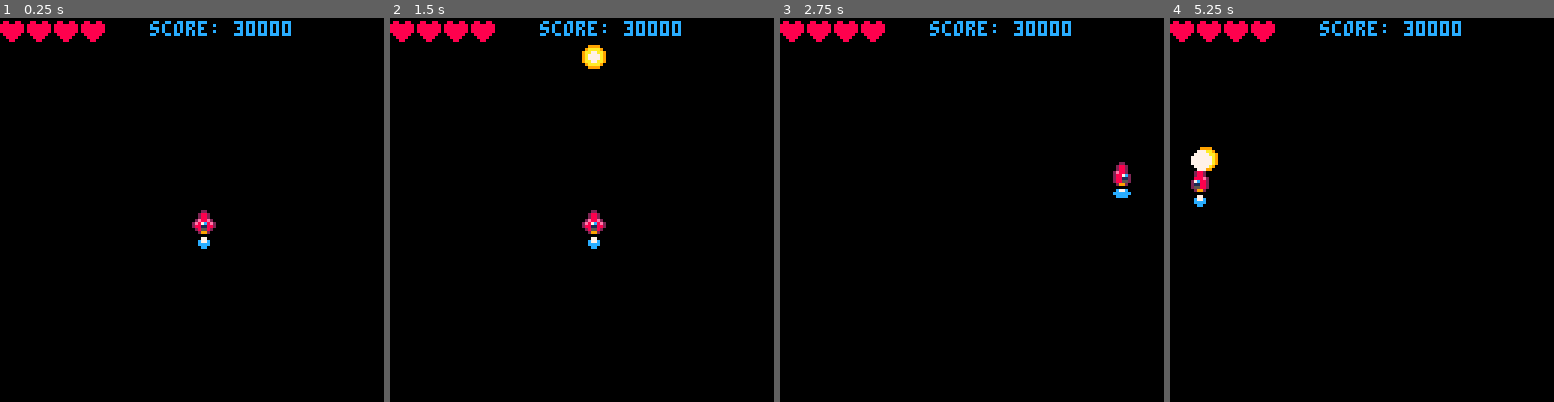
Above: before the commit, frames 1-4 (left to right).
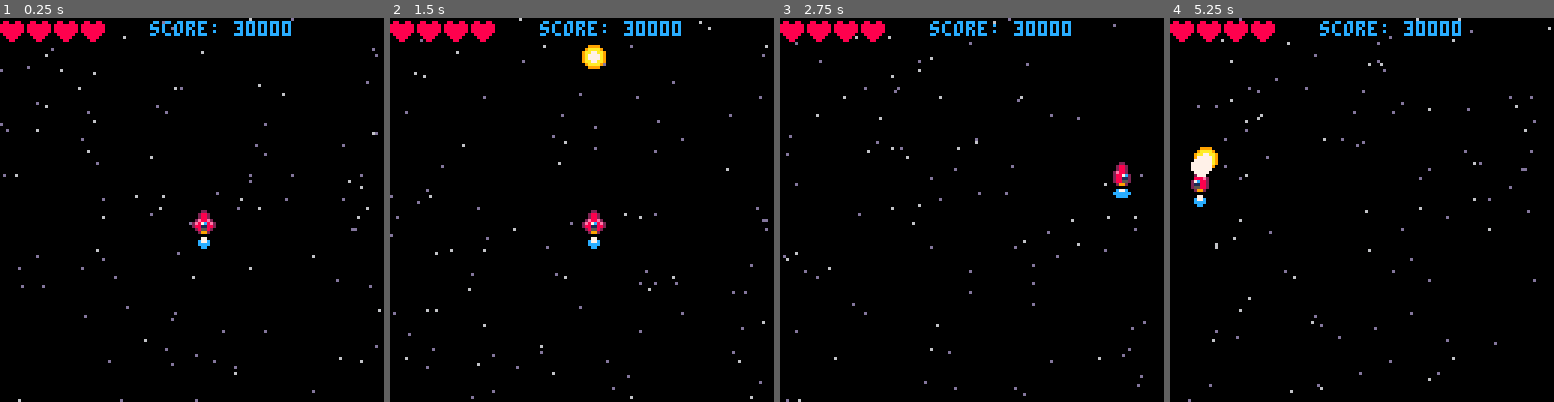
Above: after the commit, the same moments.

Repository: pixelocene/shmup
Game: PICO-8 cartridge shmup.p8
Two runs of this game, one before a commit and one after it. Both use one fixed random seed, a clock stepped at 60 frames per second and the inputs below.
Inputs:
- Up to frame 1 (0.25 s): no input
- Up to frame 2 (1.5 s): tap X (X key) at 0.33, 1.07 s
- Up to frame 3 (2.75 s): hold Right 1.6-2.1 s; tap X (X key) at 1.85 s; hold Up 2.15-2.42 s; hold Right from 2.47 s (still down)
- Up to frame 4 (5.25 s): tap X (X key) at 2.97, 4.08, 5.2 s; release Right at 3.03 s; hold Left 3.08-3.58 s; hold Down 3.63-3.97 s; hold Right 4.02-4.68 s; hold Up 4.73-5.03 s; hold Left from 5.08 s (still down)

The runs differ from the first frame. In frame 1, 0.6% of the frame differs, in the area x 0-100%, y 0-100%; in frame 2, 0.6%; in frame 3, 0.5%; in frame 4, 0.7%, in the area x 4-100%, y 0-100%.

Commit message:
:construction: Episodes 7 to 8 + extra fx

Diff:
--- a/shmup.p8
+++ b/shmup.p8
@@ -1,7 +1,8 @@
 pico-8 cartridge // http://www.pico-8.com
 version 38
 __lua__
--- current episode: 6
+-- shmup
+-- current episode: 8
 
 function _init()
 	shipx=64
@@ -21,17 +22,30 @@
 
 	lives=4
 	score=30000
+
+	starx={}
+	stary={}
+	stars={}
+
+	for i=1,100 do
+		add(starx, rnd(128))
+		add(stary, rnd(128))
+		add(stars, rnd(1.5)+0.5)
+	end
 end
 
 function _draw()
 	cls(0)
+
+	starfield()
+
 	spr(shipspr,shipx,shipy)
 	spr(flamespr,shipx,shipy+8)
 
 	spr(16,bulx,buly)
 
 	if muzzle>0 then
-		circfill(shipx+4,shipy-3,muzzle,7)
+		circfill(shipx+4,shipy-1,muzzle,7)
 	end
 
 	print("score: "..score,50,1,12)
@@ -96,6 +110,38 @@
 	if shipy<0 then
 		shipy=120
 	end
+
+	animatestars()
+end
+-->8
+-- starfield
+function starfield()
+	for i=1,#starx do
+		local col=6
+
+		-- custom change: move stars with ship position
+		local dx=(64-shipx)/7
+
+		if stars[i]<1.5 then
+			col=13
+			dx=dx/1.5
+		elseif stars[i]<1 then
+			col=1
+			dx=dx/2
+		end
+
+		pset(starx[i]+dx,stary[i],col)
+	end
+end
+
+function animatestars()
+	for i=1,#starx do
+		stary[i]=stary[i]+stars[i]
+		if stary[i]>128 then
+			stary[i]=0
+			starx[i]=rnd(128)
+		end
+	end
 end
 __gfx__
 00000000000220000002200000022000000000000000000000000000000000000000000000000000000000000000000000000000088008800880088000000000
